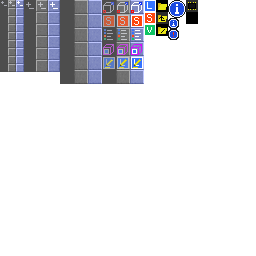
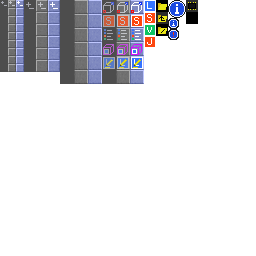
Revision of a layered w=256, h=256 image; what changed, layer by layer:
painted on "Icons" over (145, 37, 155, 47)
